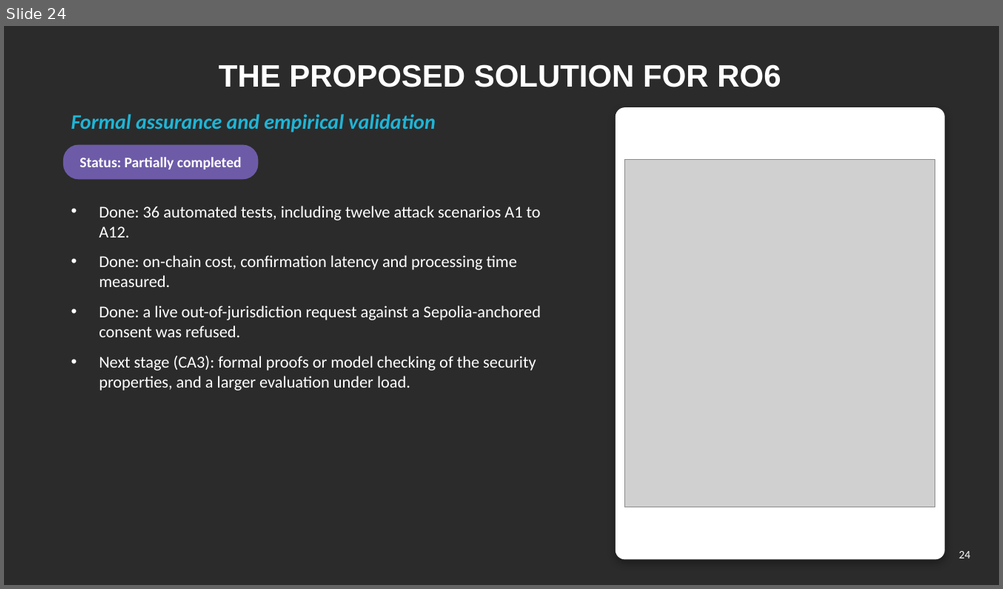
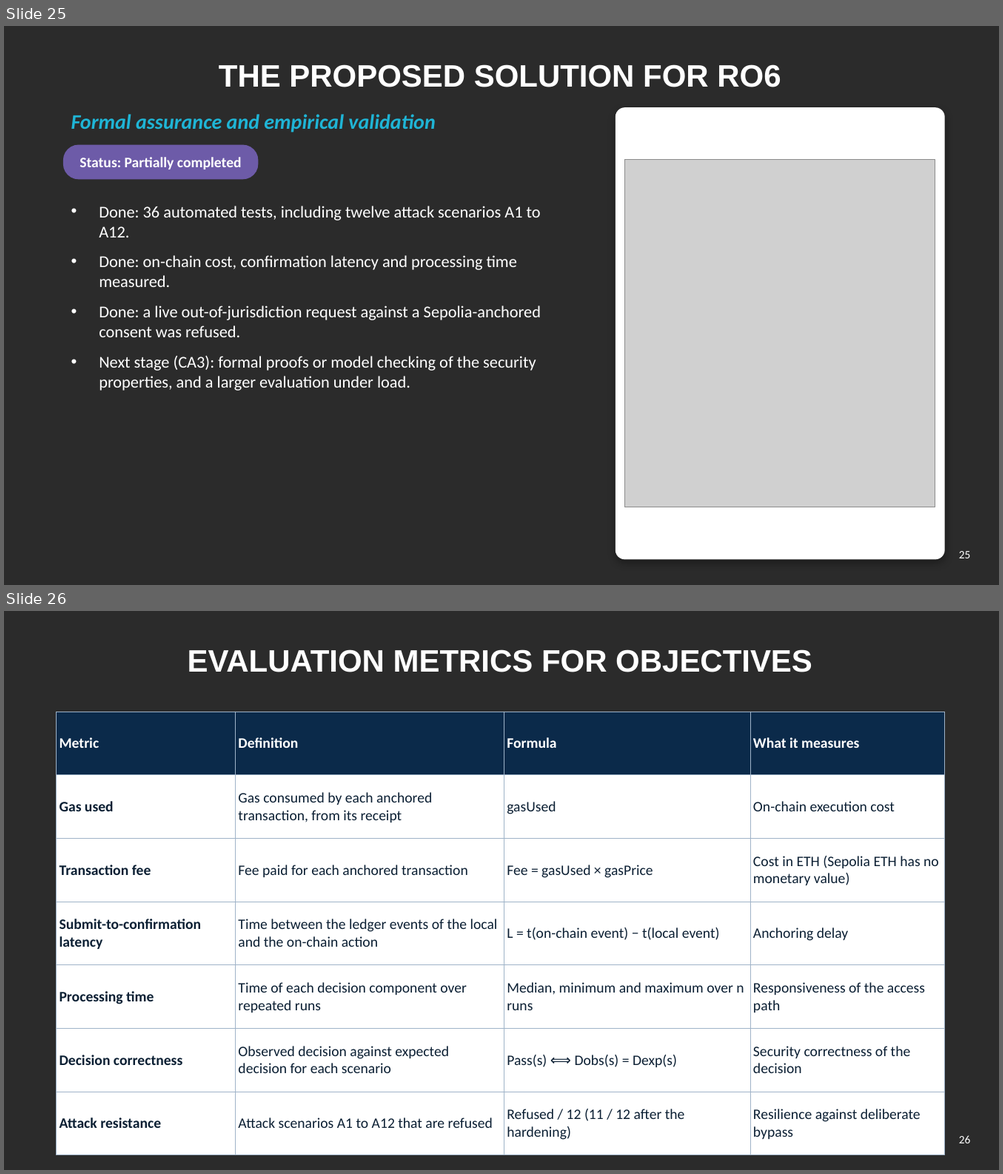
Before and after one commit to yasir12345678900/HealthRWA-Sepolia-Personal-try, a slide deck: docs/Yasir_CA2_Reassessment_Slides.pptx. Shown one above the other, each under a label of ours: slide 24 before the commit, slides 25 and 26 after it. The pictures are 1003x589 and 1003x1174 pixels, drawn with LibreOffice and Linux fonts; fonts in the diff are those of the drawing; grey boxes stand for pictures; background and template pictures are left out; a plain dark background stands for a picture behind light text. Boxes give left, top, right and bottom in pixels: in the first picture for what was removed or moved away, otherwise in the second. Text is boxed around its words. In the diff, an @@ line names an element or a change of style, - is before the commit and + after.

```diff
--- a/docs/Yasir_CA2_Reassessment_Slides.pptx
+++ b/docs/Yasir_CA2_Reassessment_Slides.pptx
@@ slide 26 added at [4, 611, 999, 1170], background picture (left out) @@
@@ title added at [188, 649, 812, 672], 30 pt, text #FFFFFF, bold @@
+EVALUATION METRICS FOR OBJECTIVES
@@ table added at [57, 712, 944, 1143], 7 rows, 4 columns @@
+Metric | Definition | Formula | What it measures
+Gas used | Gas consumed by each anchored transaction, from its receipt | gasUsed | On-chain execution cost
+Transaction fee | Fee paid for each anchored transaction | Fee = gasUsed × gasPrice | Cost in ETH (Sepolia ETH has no monetary value)
+Submit-to-confirmation latency | Time between the ledger events of the local and the on-chain action | L = t(on-chain event) − t(local event) | Anchoring delay
+Processing time | Time of each decision component over repeated runs | Median, minimum and maximum over n runs | Responsiveness of the access path
+Decision correctness | Observed decision against expected decision for each scenario | Pass(s) ⟺ Dobs(s) = Dexp(s) | Security correctness of the decision
+Attack resistance | Attack scenarios A1 to A12 that are refused | Refused / 12 (11 / 12 after the hardening) | Resilience against deliberate bypass
@@ page number added at [959, 1136, 970, 1144], 11 pt, text #FFFFFF @@
+26
@@ what was slide 24 is now slide 25 @@
@@ page number at [959, 551, 970, 559]: text changed @@
-24
+25
```
Also in this commit, not shown: 2 slides changed, 5 other slides added.
